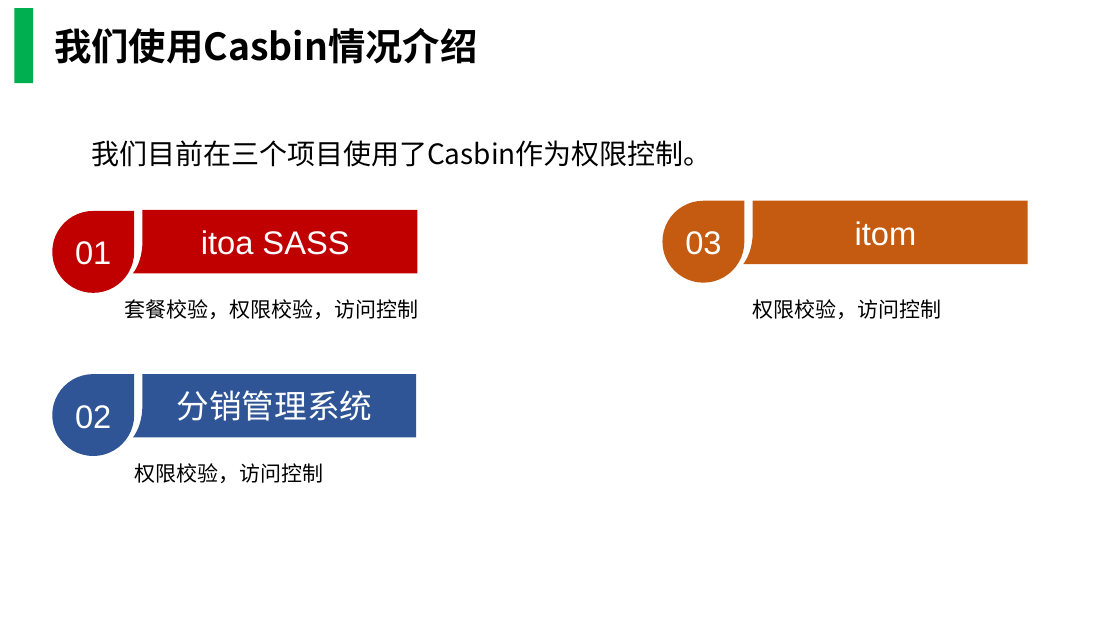
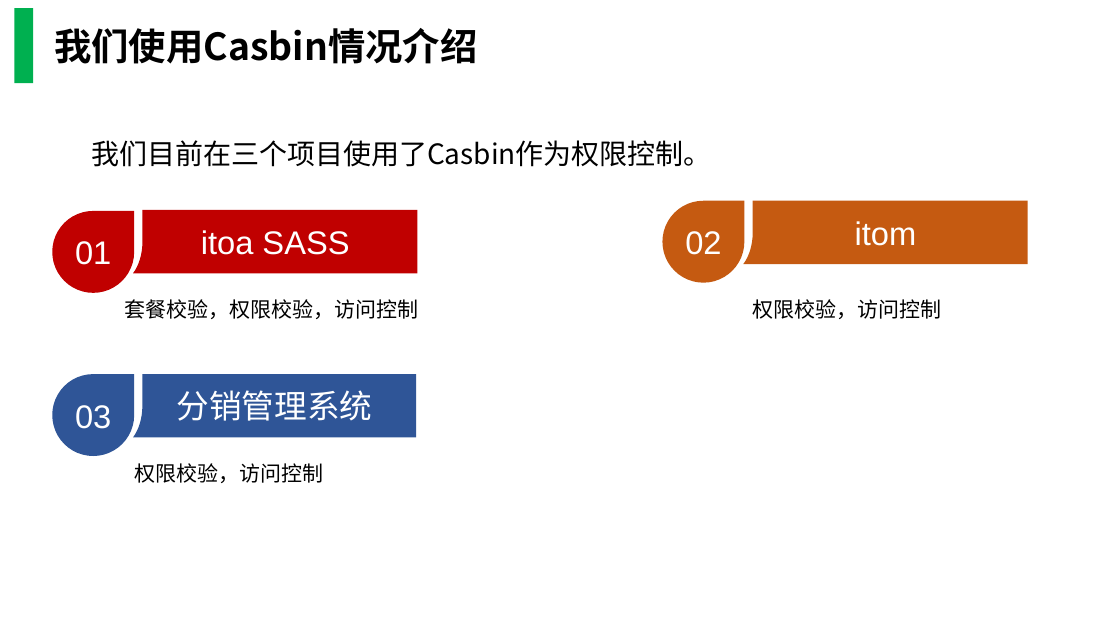
Before and after one commit to marvinang/learn_rust, a slide deck: slide 24 of casbin.pptx (slide 23 before the commit). Drawn at 1120x630 pixels with LibreOffice and Linux fonts; fonts in the diff are those of the drawing; background and template pictures are left out. Boxes give left, top, right and bottom in pixels: in the first picture for what was removed or moved away, otherwise in the second. Text is boxed around its words. In the diff, an @@ line names an element or a change of style, - is before the commit and + after.

```diff
--- a/casbin.pptx
+++ b/casbin.pptx
@@ text in teardrop at bbox=[685, 231, 721, 255]: text changed @@
-03
+02
@@ text in teardrop at bbox=[75, 405, 111, 429]: text changed @@
-02
+03
```
Also in this commit, not shown: 12 other slides changed, 2 slides added.
